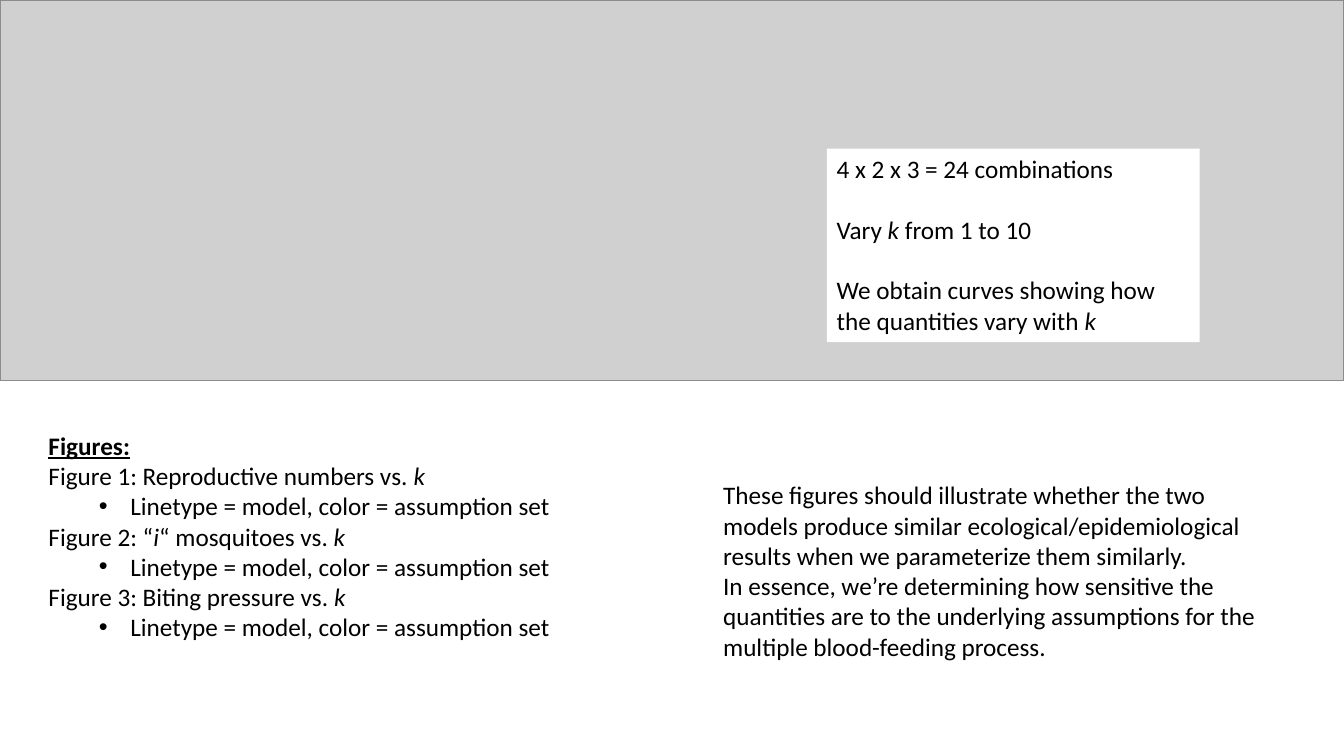
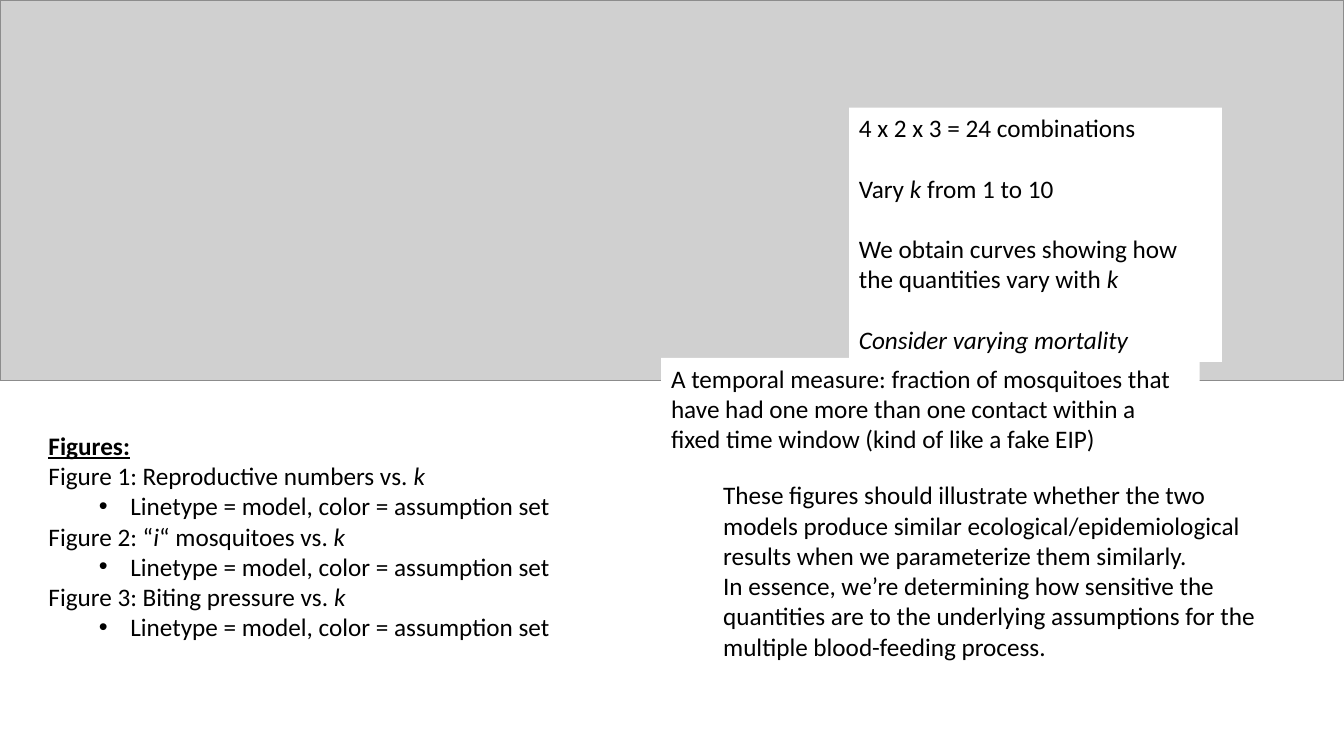
Before and after one commit to kydahl/MBF_models, a slide deck: slide 28 of presentations/Multiple blood feeding case studies.pptx (slide 27 before the commit). Drawn at 1344x756 pixels with LibreOffice and Linux fonts; fonts in the diff are those of the drawing; grey boxes stand for pictures. Boxes give left, top, right and bottom in pixels: in the first picture for what was removed or moved away, otherwise in the second. Text is boxed around its words. In the diff, an @@ line names an element or a change of style, - is before the commit and + after.

```diff
--- a/presentations/Multiple blood feeding case studies.pptx
+++ b/presentations/Multiple blood feeding case studies.pptx
@@ rectangle "4 x 2 x 3 ...": place and size @@
-rectangle "4 x 2 x 3 ..." at box(827, 149, 1200, 343)
+rectangle "4 x 2 x 3 ..." at box(849, 108, 1222, 362)
@@ text in rectangle at box(859, 331, 1128, 354): paragraph added @@
+Consider varying mortality
@@ text added at box(671, 370, 1170, 452), 18 pt, text #000000 @@
+A temporal measure: fraction of mosquitoes that have had one more than one contact within a fixed time window (kind of like a fake EIP)
```
Also in this commit, not shown: 5 other slides changed, 3 slides added, 1 slide removed, 2 other files.
